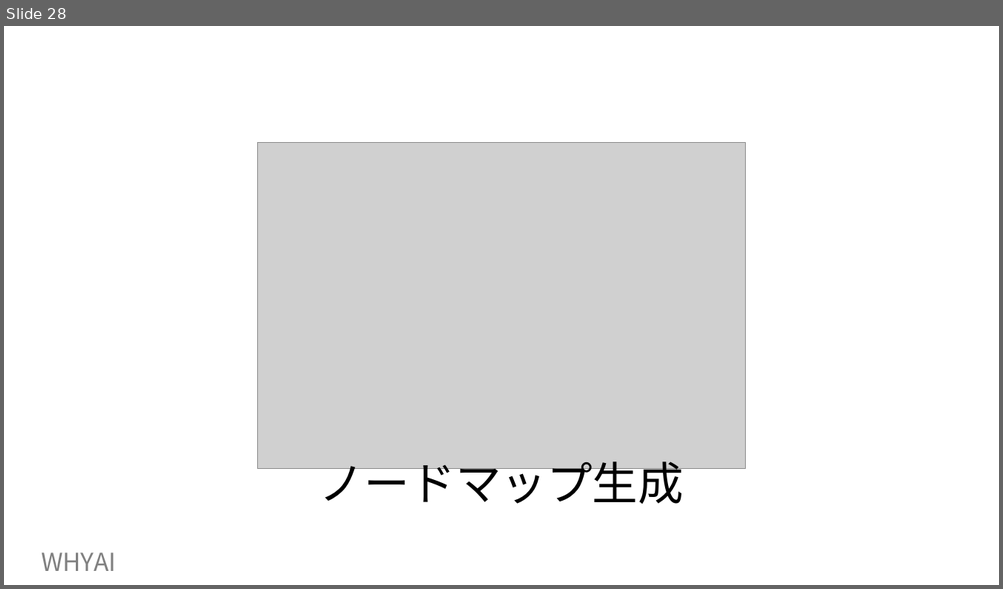
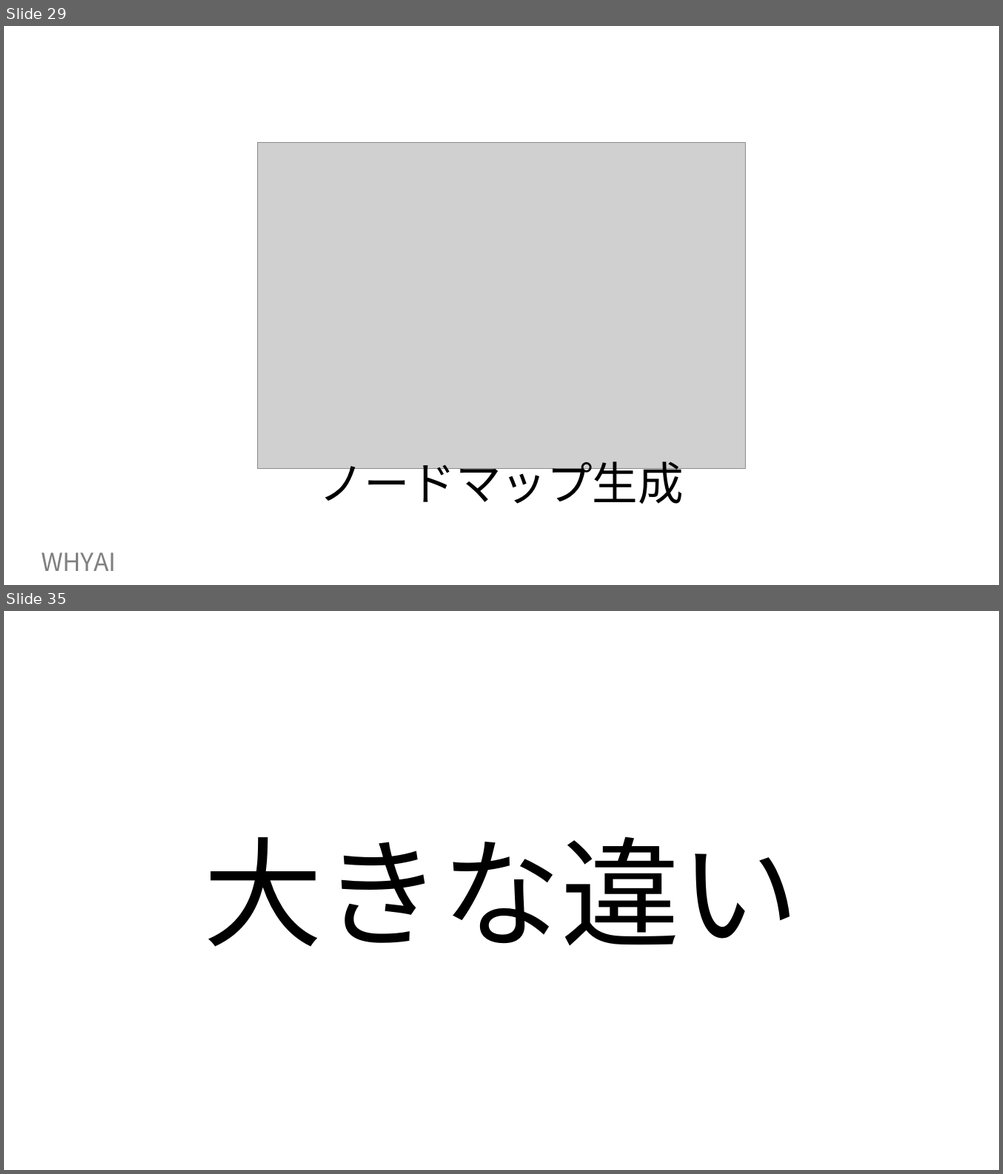
Before and after one commit to ishiomaru/WHYAI, a slide deck: docs/docs-new/WHYAI slide1.pptx. Shown one above the other, each under a label of ours: slide 28 before the commit, slides 29 and 35 after it; the slides between them are not shown. The pictures are 1003x589 and 1003x1174 pixels, drawn with LibreOffice and Linux fonts; fonts in the diff are those of the drawing; grey boxes stand for pictures. Boxes give left, top, right and bottom in pixels: in the first picture for what was removed or moved away, otherwise in the second. Text is boxed around its words. In the diff, an @@ line names an element or a change of style, - is before the commit and + after.

```diff
--- a/docs/docs-new/WHYAI slide1.pptx
+++ b/docs/docs-new/WHYAI slide1.pptx
@@ slide 35 added at bbox=[4, 611, 999, 1170], background #FFFFFF @@
@@ text added at bbox=[204, 837, 800, 947], 115 pt, text #000000 @@
+大きな違い
@@ what was slide 28 is now slide 29 @@
```
Also in this commit, not shown: 2 slides changed, 18 other slides added, 1 slide removed, 2 other files.
